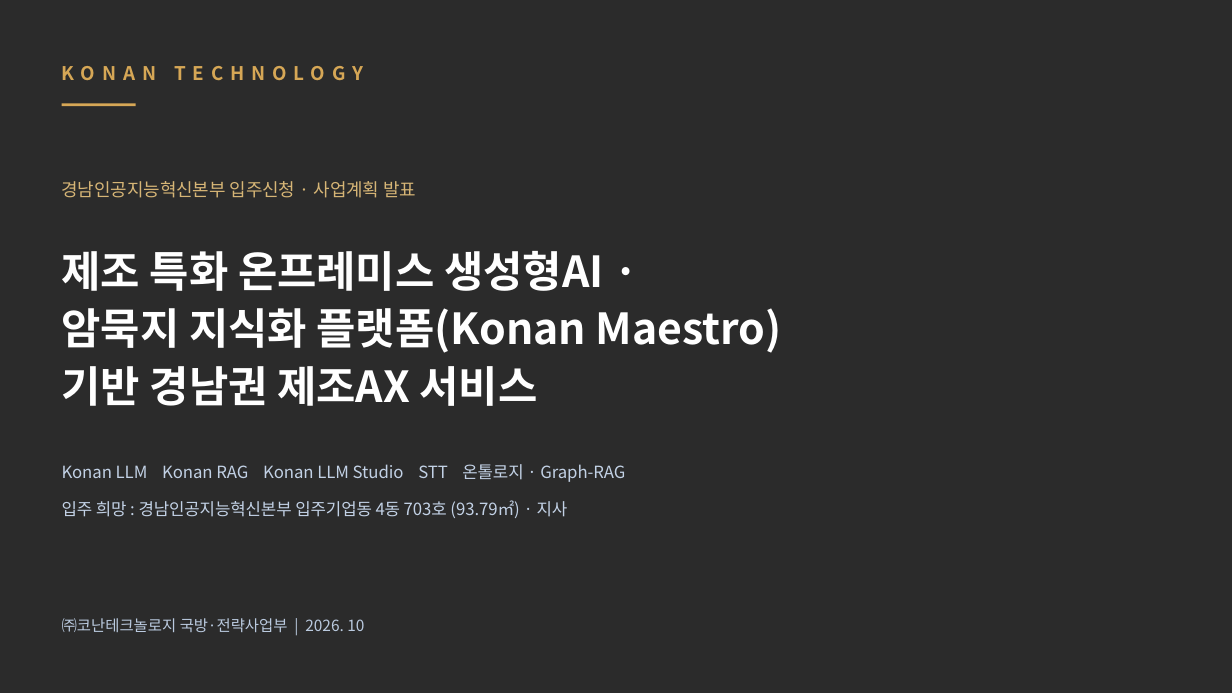
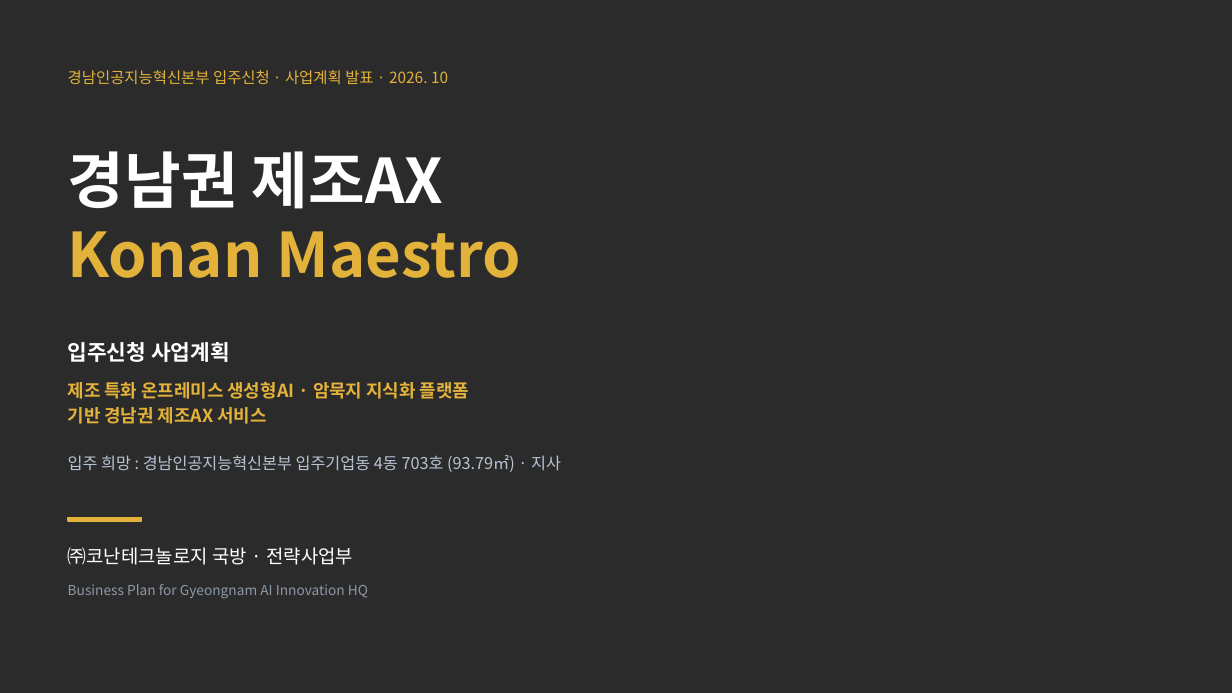
Before and after one commit to Jacob-Yeom/claude, a slide deck: slide 1 of deliverables/gyeongnam_tp_pitch/Konan_GyeongnamAI_Tenancy_Pitch_15min.pptx. Drawn at 1232x693 pixels with LibreOffice and Linux fonts; fonts in the diff are those of the drawing; background and template pictures are left out; a plain dark background stands for a picture behind light text. Boxes give left, top, right and bottom in pixels: in the first picture for what was removed or moved away, otherwise in the second. Text is boxed around its words. In the diff, an @@ line names an element or a change of style, - is before the commit and + after.

```diff
--- a/deliverables/gyeongnam_tp_pitch/Konan_GyeongnamAI_Tenancy_Pitch_15min.pptx
+++ b/deliverables/gyeongnam_tp_pitch/Konan_GyeongnamAI_Tenancy_Pitch_15min.pptx
@@ text at bbox=[68, 70, 448, 84]: text changed; size 11 to 9 pt; text colour #D6A756 to #E2B23A; bold off @@
-KONAN TECHNOLOGY
+경남인공지능혁신본부 입주신청 · 사업계획 발표 · 2026. 10
@@ line removed from (62, 105) to (136, 105) @@
@@ text added at bbox=[68, 151, 521, 278], 36 pt, text #E2B23A, bold @@
+경남권 제조AX
+Konan Maestro
@@ text at bbox=[68, 342, 230, 362]: text changed; size 10.5 to 12.5 pt; text colour #D6B576 to #FFFFFF; bold on @@
-경남인공지능혁신본부 입주신청 · 사업계획 발표
+입주신청 사업계획
@@ text at bbox=[68, 382, 469, 399]: text changed; size 25 to 10.5 pt; text colour #FFFFFF to #E2B23A @@
-제조 특화 온프레미스 생성형AI ·
-암묵지 지식화 플랫폼(Konan Maestro)
+제조 특화 온프레미스 생성형AI · 암묵지 지식화 플랫폼
@@ text "제조 특화 온프레미스 생성형AI · ...": place and size @@
-text "제조 특화 온프레미스 생성형AI · ..." at bbox=[62, 251, 782, 406]
+text "제조 특화 온프레미스 생성형AI · ..." at bbox=[68, 382, 469, 424]
@@ text "제조 특화 온프레미스 생성형AI · ..." at bbox=[68, 382, 469, 424]: vertical alignment middle to top @@
@@ text at bbox=[68, 407, 266, 424]: size 25 to 10.5 pt, text colour #FFFFFF to #E2B23A in "기반 경남권 제조AX 서비스"; line spacing 1.05 to 1 @@
@@ text removed at bbox=[62, 464, 625, 482] @@
-Konan LLM Konan RAG Konan LLM Studio STT 온톨로지 · Graph-RAG
@@ text "입주 희망 : 경남인공지능혁신본부 입주기업동 ...": place and size @@
-text "입주 희망 : 경남인공지능혁신본부 입주기업동 ..." at bbox=[62, 500, 568, 518]
+text "입주 희망 : 경남인공지능혁신본부 입주기업동 ..." at bbox=[68, 455, 561, 472]
@@ text "입주 희망 : 경남인공지능혁신본부 입주기업동 ..." at bbox=[68, 455, 561, 472]: size 9.8 to 9.5 pt, text colour #C2D1E5 to #B7C3D3 @@
@@ rectangle added at bbox=[68, 517, 142, 521], fill #E2B23A, outline #E2B23A 1 pt @@
@@ text at bbox=[68, 547, 353, 565]: text changed; size 9 to 11 pt; text colour #BACADF to #FFFFFF @@
-㈜코난테크놀로지 국방·전략사업부 | 2026. 10
+㈜코난테크놀로지 국방 · 전략사업부
@@ text added at bbox=[68, 584, 368, 599], 8 pt, text #8E99A5 @@
+Business Plan for Gyeongnam AI Innovation HQ
```
Also in this commit, not shown: 17 other slides changed, 2 slides added, 1 slide removed, 3 other files.
